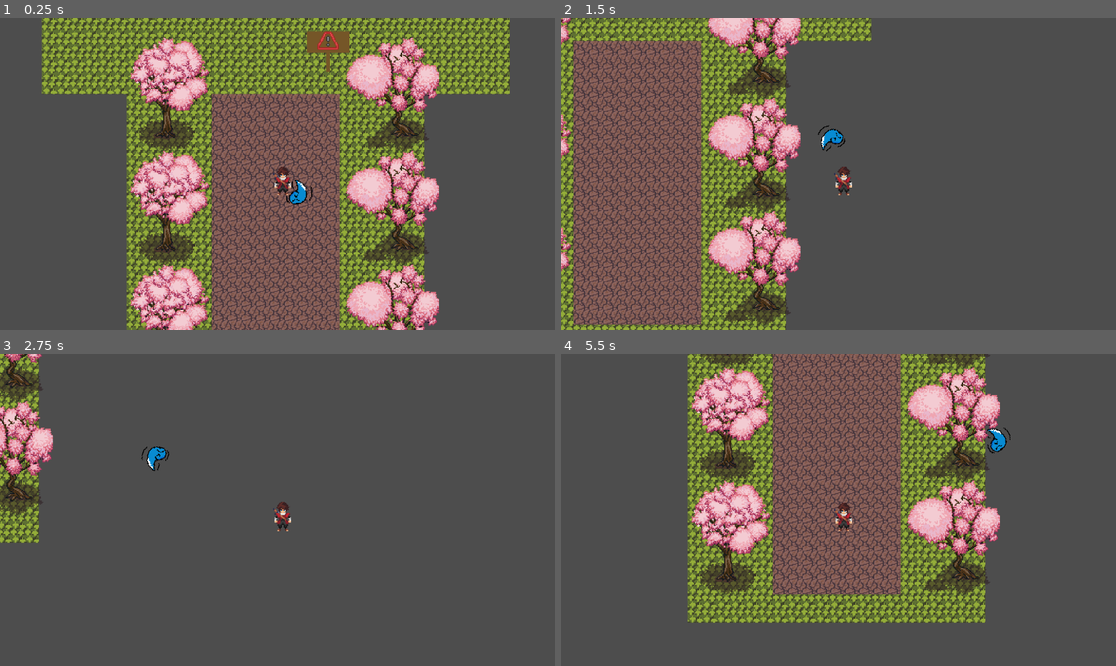
Above: before the commit, frames 1-4 (two rows, left to right).
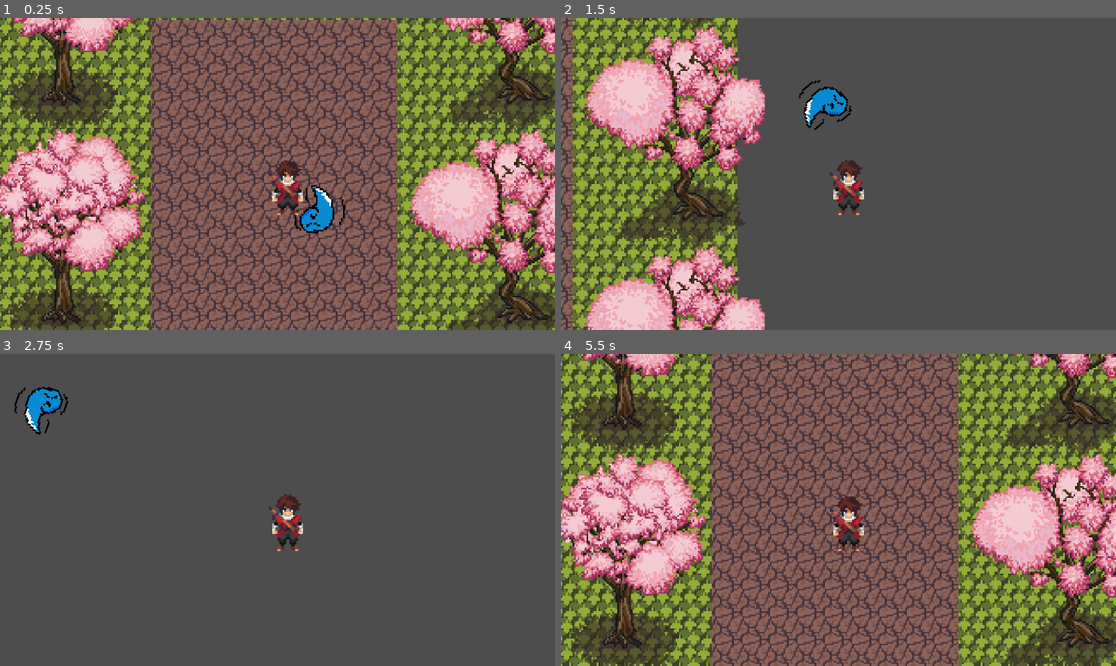
Above: after the commit, the same moments.

Repository: midnightsnackoreos-prog/Steps
Game: Godot game, scene res://Collaborations/game.tscn
Same seed, same stepped clock (60 frames per second), same inputs: the game is played once before the commit and once after it.
Inputs:
- Up to frame 1 (0.25 s): no input
- Up to frame 2 (1.5 s): hold Right (right) 0.53-1.28 s; tap E (interact) at 0.6, 1.35 s; hold Down (down) from 1.28 s (still down)
- Up to frame 3 (2.75 s): release Down (down) at 2.03 s; hold Right (right) from 2.03 s (still down); tap E (interact) at 2.1 s
- Up to frame 4 (5.5 s): release Right (right) at 2.78 s; hold Up (up) 2.78-3.53 s; tap E (interact) every 0.75 s from 2.85 to 5.1 s; hold Left (left) 3.53-5.03 s; hold Down (down) from 5.03 s (still down)

The runs differ from the first frame. In frame 1, 88% of the frame differs, in the area x 0-100%, y 0-100%; in frame 2, 42%; in frame 3, 5.7%; in frame 4, 87%.

Commit message:
camera zoom closer

Diff:
--- a/Collaborations/game.tscn
+++ b/Collaborations/game.tscn
@@ -13,7 +13,7 @@
 
 [node name="Camera2D" type="Camera2D" parent="Player" unique_id=1307286276]
 position = Vector2(-6, -6)
-zoom = Vector2(1.84, 1.84)
+zoom = Vector2(3.56, 3.56)
 
 [node name="Map" parent="." unique_id=1295569904 instance=ExtResource("1_e2o6t")]
 
